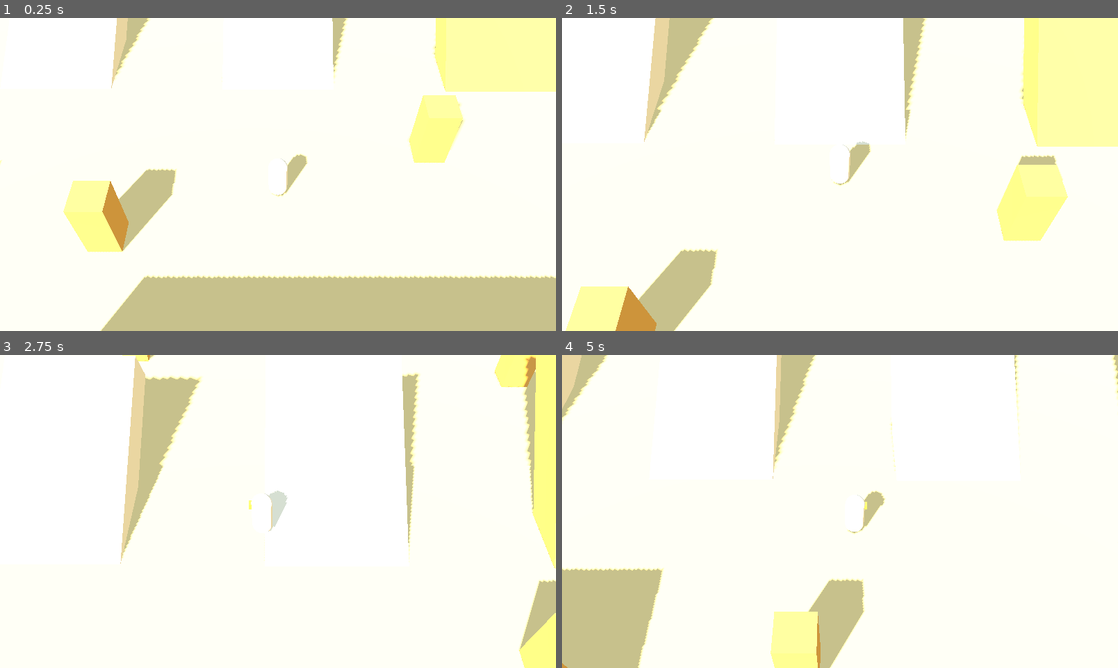
Above: before the commit, frames 1-4 (two rows, left to right).
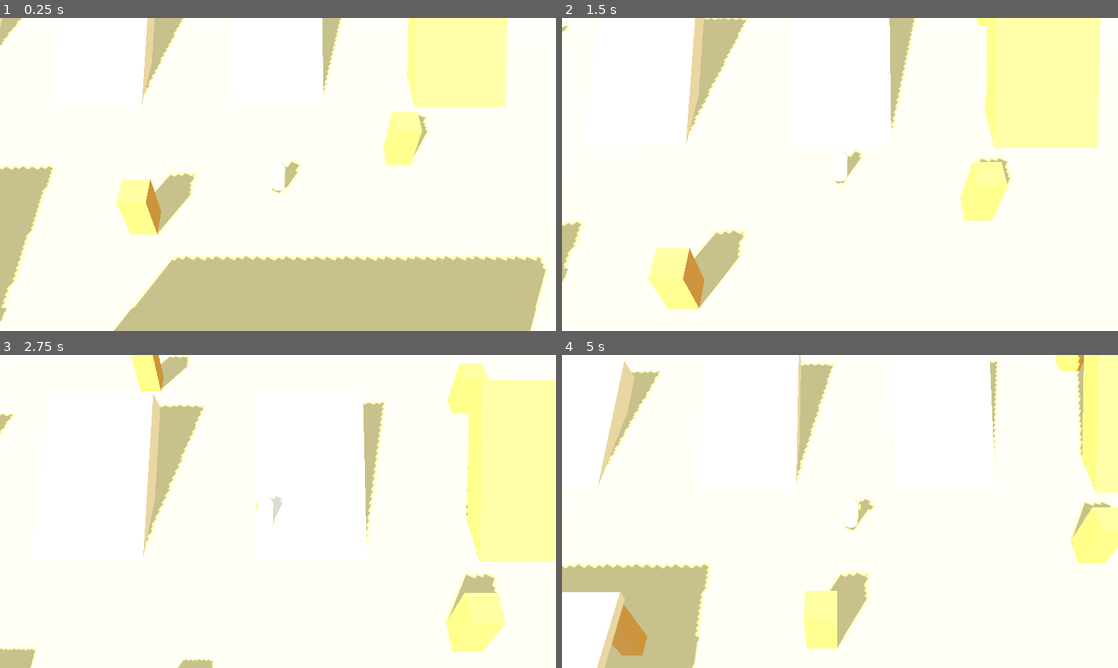
Above: after the commit, the same moments.

Repository: jmelvin92/shaiba
Game: Godot game, scene res://scenes/world/graybox.tscn
Two runs of this game, one before a commit and one after it. Both use one fixed random seed, a clock stepped at 60 frames per second and the inputs below. This scene is started directly instead of the project's main scene.
Inputs (mouse positions are in pixels of both pictures, inside the frame that each line leads up to):
- Up to frame 1 (0.25 s): no input
- Up to frame 2 (1.5 s): move the mouse to (812, 237) at 0.52 s; hold Mouse wheel up (camera_zoom_in) 0.53-1.28 s; hold W (move_up) from 0.53 s (still down); move the mouse to (1006, 221) at 1.27 s; tap Mouse wheel down (camera_zoom_out) at 1.35 s
- Up to frame 3 (2.75 s): move the mouse to (111, 464) at 2.02 s; release W (move_up) at 2.03 s; hold A (move_left) from 2.03 s (still down); hold Mouse wheel up (camera_zoom_in) from 2.03 s (still down)
- Up to frame 4 (5 s): move the mouse to (867, 511) at 2.77 s; release Mouse wheel up (camera_zoom_in) at 2.78 s; tap Mouse wheel down (camera_zoom_out) at 2.85, 4.35 s; move the mouse to (756, 433) at 3.52 s; release A (move_left) at 3.53 s; hold S (move_down) 3.53-4.28 s; hold Mouse wheel up (camera_zoom_in) 3.53-4.28 s; move the mouse to (962, 495) at 4.27 s; hold D (move_right) from 4.28 s (still down)

The runs differ from the first frame. In frame 1, 21% of the frame differs, in the area x 0-100%, y 0-100%; in frame 2, 20%; in frame 3, 22%; in frame 4, 19%.

Commit message:
Tune movement weight and pull the default camera back
Playtest feedback: heavier launches and turns, camera further out.
Adds turn_drag so a reversal loses thrust while the body swings round,
rather than only looking slower.

Diff:
--- a/scenes/camera/camera_rig.gd
+++ b/scenes/camera/camera_rig.gd
@@ -34,11 +34,11 @@
 
 @export_group("Zoom")
 ## Starting distance from the framed point, metres.
-@export_range(4.0, 40.0, 0.5) var zoom_distance: float = 18.0
+@export_range(4.0, 40.0, 0.5) var zoom_distance: float = 23.0
 ## Closest the player may zoom in.
 @export_range(4.0, 40.0, 0.5) var zoom_min: float = 9.0
 ## Furthest the player may pull back.
-@export_range(4.0, 40.0, 0.5) var zoom_max: float = 28.0
+@export_range(4.0, 40.0, 0.5) var zoom_max: float = 34.0
 ## Distance added or removed per scroll notch.
 @export_range(0.1, 10.0, 0.1) var zoom_step: float = 1.5
 ## Damping of the zoom transition.
@@ -62,11 +62,11 @@
 
 var _target: Node3D = null
 ## Where the player has zoomed to, before obstruction is considered.
-var _zoom_goal: float = 18.0
+var _zoom_goal: float = 23.0
 ## Smoothed follower of [member _zoom_goal].
-var _zoom_current: float = 18.0
+var _zoom_current: float = 23.0
 ## Distance the camera is actually at this tick.
-var _distance: float = 18.0
+var _distance: float = 23.0
 
 
 func _ready() -> void:
--- a/scenes/camera/camera_rig.tscn
+++ b/scenes/camera/camera_rig.tscn
@@ -15,13 +15,13 @@
 
 [node name="Obstruction" type="ShapeCast3D" parent="YawPivot/PitchPivot"]
 shape = SubResource("SphereShape3D_probe")
-target_position = Vector3(0, 0, 18)
+target_position = Vector3(0, 0, 23)
 max_results = 1
 collision_mask = 1
 margin = 0.1
 
 [node name="Camera3D" type="Camera3D" parent="YawPivot/PitchPivot"]
-transform = Transform3D(1, 0, 0, 0, 1, 0, 0, 0, 1, 0, 0, 18)
+transform = Transform3D(1, 0, 0, 0, 1, 0, 0, 0, 1, 0, 0, 23)
 current = true
 fov = 35.0
 near = 0.1
--- a/scenes/player/player.gd
+++ b/scenes/player/player.gd
@@ -14,11 +14,16 @@
 ## Top planar speed, metres per second. Walking pace for a 1.75 m character.
 @export_range(1.0, 12.0, 0.1) var max_speed: float = 4.6
 ## How hard the player is pushed toward max_speed (m/s²). Lower = more weight.
-@export_range(1.0, 100.0, 0.5) var acceleration: float = 26.0
+@export_range(1.0, 100.0, 0.5) var acceleration: float = 16.0
 ## How hard the player is slowed when there is no input (m/s²).
-@export_range(1.0, 100.0, 0.5) var friction: float = 32.0
+@export_range(1.0, 100.0, 0.5) var friction: float = 24.0
 ## Turn smoothing toward the move direction (higher = snappier, less drift).
-@export_range(1.0, 40.0, 0.5) var turn_speed: float = 11.0
+@export_range(1.0, 40.0, 0.5) var turn_speed: float = 7.0
+## How much of the acceleration is lost while the body is still turned away
+## from where you asked it to go. 0 = none (you change direction as fast as you
+## can press), 1 = no thrust at all until the body has come round. This is what
+## gives a sudden reversal its weight; the visible turn alone would not.
+@export_range(0.0, 1.0, 0.05) var turn_drag: float = 0.55
 
 @export_group("Ground")
 ## Tallest ledge the player can walk up without jumping. Kept below
@@ -59,7 +64,9 @@
 
 	var planar: Vector3 = Vector3(velocity.x, 0.0, velocity.z)
 	if direction.length_squared() > 0.0:
-		planar = planar.move_toward(direction * max_speed, acceleration * delta)
+		planar = planar.move_toward(
+			direction * max_speed, acceleration * _turn_thrust(direction) * delta
+		)
 		_face_direction(direction, delta)
 	else:
 		planar = planar.move_toward(Vector3.ZERO, friction * delta)
@@ -69,6 +76,17 @@
 	if is_on_floor():
 		_try_step_up(planar)
 	move_and_slide()
+
+
+## Fraction of full acceleration available right now, based on how far the body
+## still has to turn. Facing the way you asked gives 1.0; a full about-face
+## gives `1 - turn_drag`, recovering as the body comes round.
+func _turn_thrust(direction: Vector3) -> float:
+	if is_zero_approx(turn_drag):
+		return 1.0
+	var facing: Vector3 = -global_basis.z
+	var alignment: float = maxf(facing.dot(direction), 0.0)
+	return lerpf(1.0, alignment, turn_drag)
 
 
 ## Rotates the body toward [param direction] over time instead of snapping,
Not shown, changed: PLAN.md
Not shown, changed: docs/DECISIONS.md
